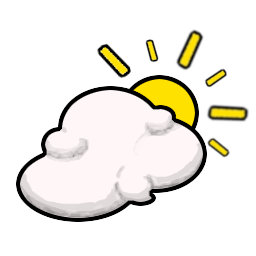
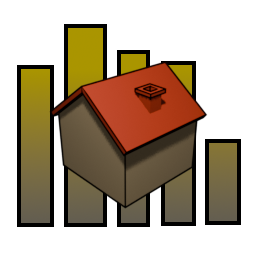
The second 256×256 image is a revision of the first. Changes to its layers:
hid group "cloud" (2 layers) over (16, 28, 250, 222)
hid "Layer" over (16, 86, 207, 222)
hid "Layer #2" over (96, 28, 250, 158)
showed group "housing" (2 layers) over (16, 24, 241, 227)
renamed "$" to "ammo_type_housing.png", painted on it over (49, 24, 222, 210)
painted on "Layer #1" over (16, 24, 241, 227)
